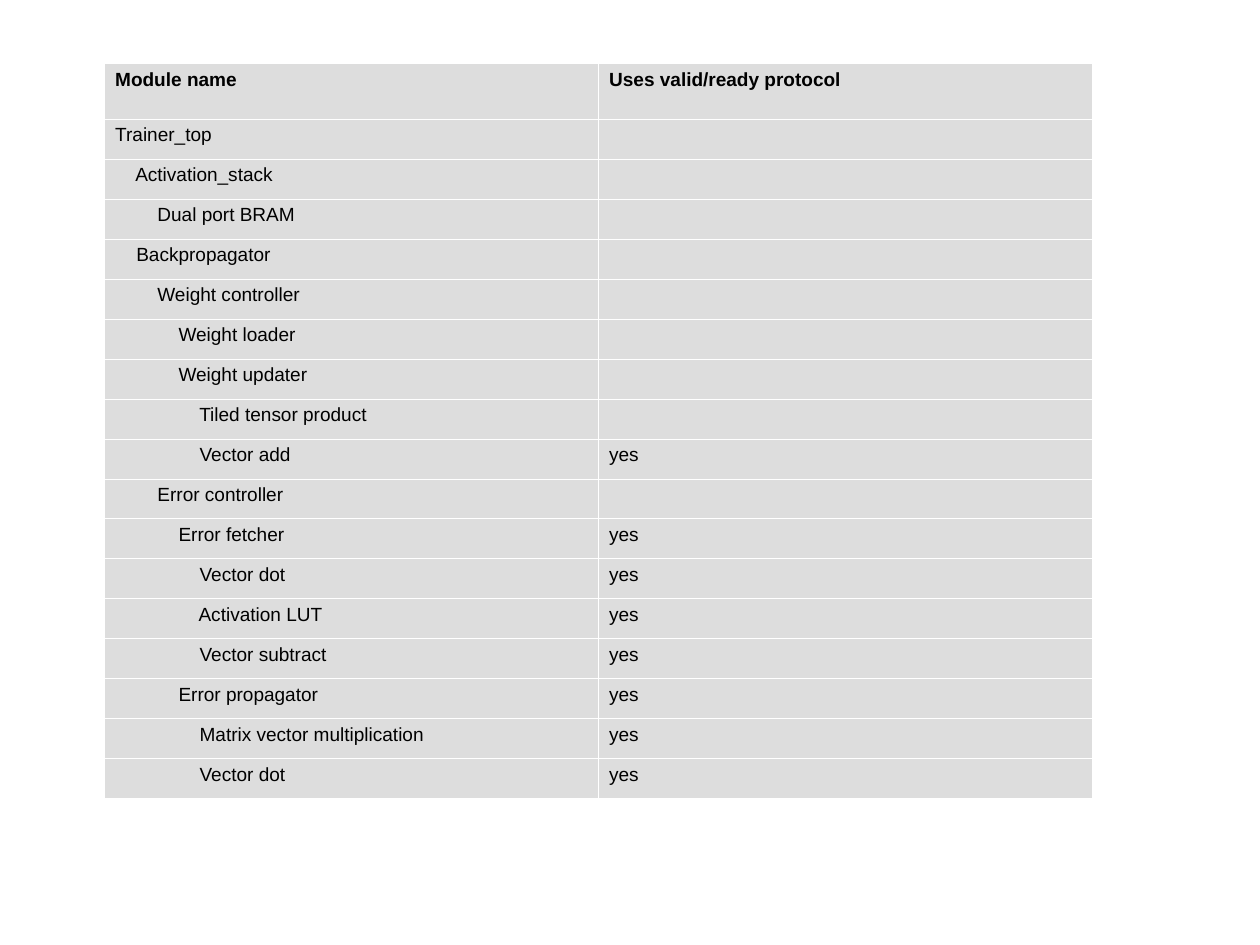
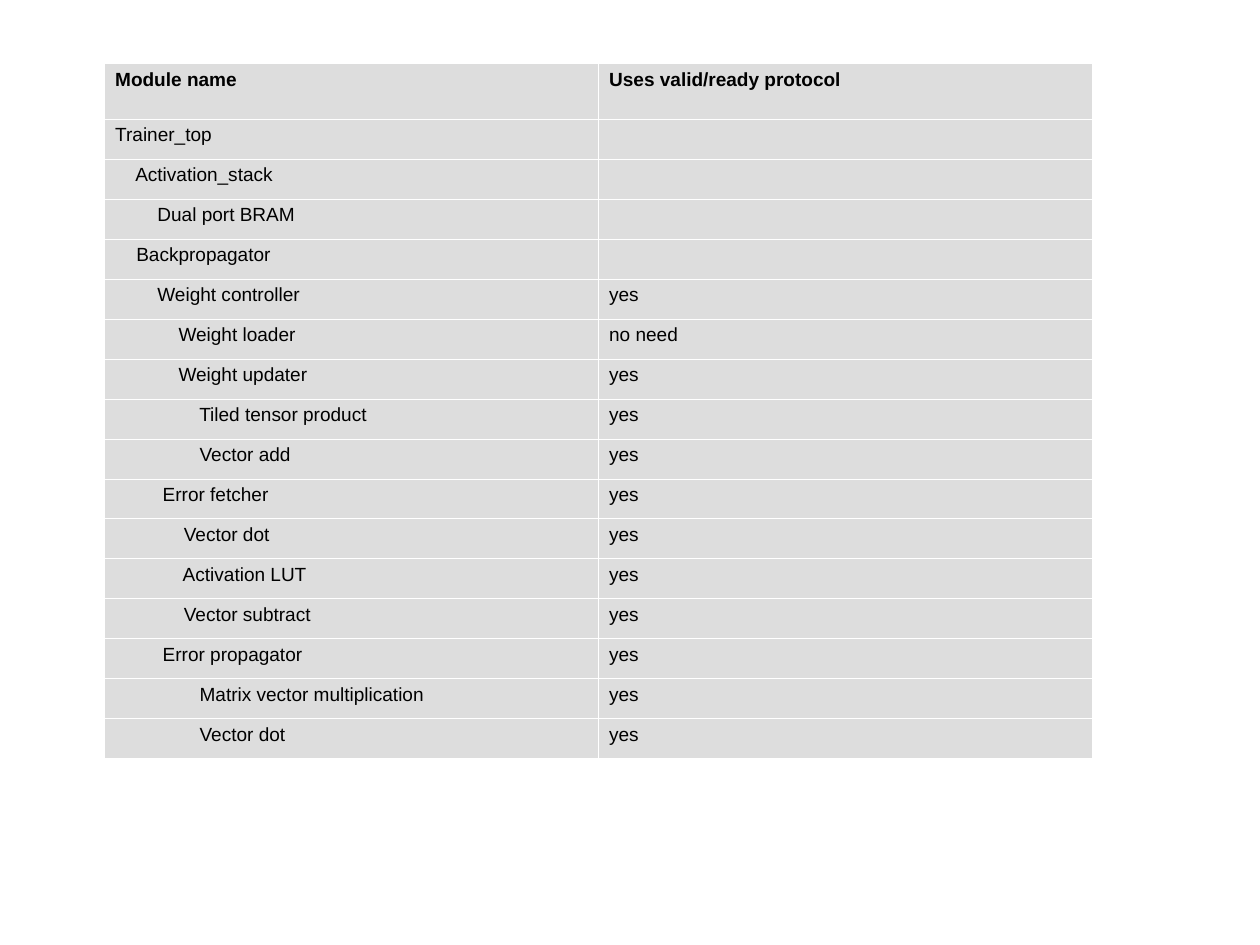
Before and after one commit to MihailoIsakov/layer_multiplex_nn, a slide deck: slide 3 of backpropagation/docs/doc.odp. Drawn at 1260x945 pixels with LibreOffice and Linux fonts; fonts in the diff are those of the drawing. Boxes give left, top, right and bottom in pixels: in the first picture for what was removed or moved away, otherwise in the second. Text is boxed around its words. In the diff, an @@ line names an element or a change of style, - is before the commit and + after.

```diff
--- a/backpropagation/docs/doc.odp
+++ b/backpropagation/docs/doc.odp
@@ table at [104, 63, 1092, 758] @@
-row 6, column 2: 
+row 6, column 2: yes
-row 7, column 2: 
+row 7, column 2: no need
-row 8, column 2: 
+row 8, column 2: yes
-row 9, column 2: 
+row 9, column 2: yes
-row 11: Error controller | 
```
Also in this commit, not shown: 3 other slides changed, 4 slides added, 1 slide removed, 1 other file.
